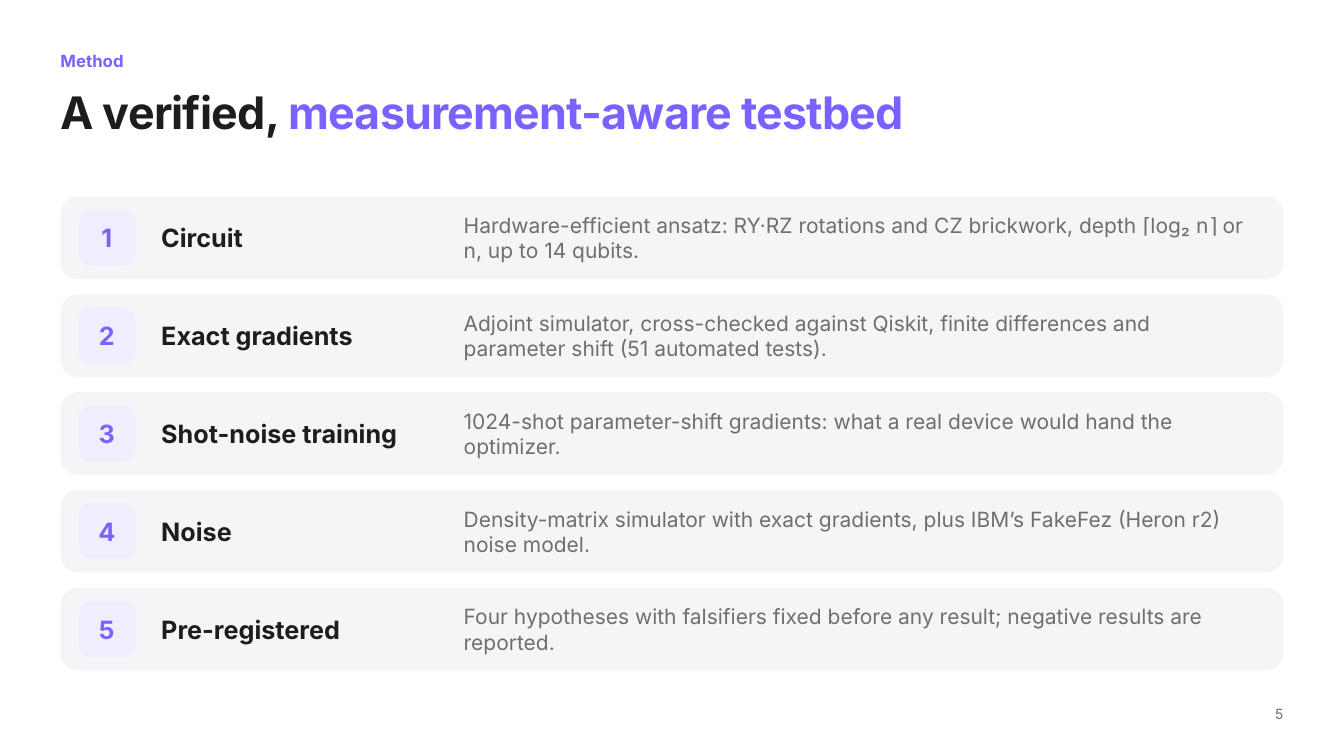
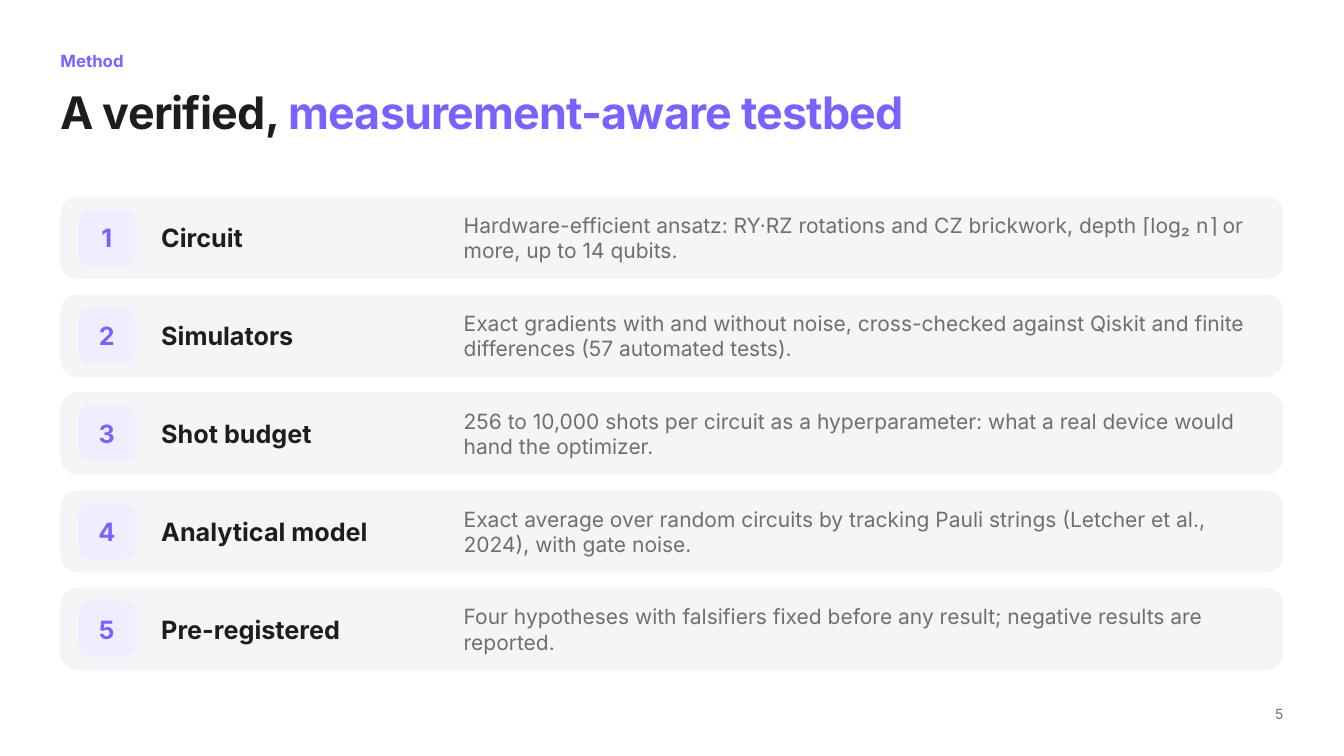
Before and after one commit to Saifix/Barren-plateaus-global-vs.-local-cost-functions, a slide deck: slide 5 of presentations/2026-11-24_progress_update.pptx. Drawn at 1344x756 pixels with LibreOffice and Linux fonts; fonts in the diff are those of the drawing. Boxes give left, top, right and bottom in pixels: in the first picture for what was removed or moved away, otherwise in the second. Text is boxed around its words. In the diff, an @@ line names an element or a change of style, - is before the commit and + after.

```diff
--- a/presentations/2026-11-24_progress_update.pptx
+++ b/presentations/2026-11-24_progress_update.pptx
@@ text at bbox=[464, 217, 1243, 262]: text changed @@
-Hardware-efficient ansatz: RY·RZ rotations and CZ brickwork, depth ⌈log₂ n⌉ or n, up to 14 qubits.
+Hardware-efficient ansatz: RY·RZ rotations and CZ brickwork, depth ⌈log₂ n⌉ or more, up to 14 qubits.
@@ text at bbox=[161, 325, 293, 346]: text changed @@
-Exact gradients
+Simulators
@@ text at bbox=[464, 315, 1244, 359]: text changed @@
-Adjoint simulator, cross-checked against Qiskit, finite differences and parameter shift (51 automated tests).
+Exact gradients with and without noise, cross-checked against Qiskit and finite differences (57 automated tests).
@@ text at bbox=[464, 413, 1234, 458]: text changed @@
-1024-shot parameter-shift gradients: what a real device would hand the optimizer.
+256 to 10,000 shots per circuit as a hyperparameter: what a real device would hand the optimizer.
@@ text at bbox=[161, 424, 312, 448]: text changed @@
-Shot-noise training
+Shot budget
@@ text at bbox=[161, 521, 367, 546]: text changed @@
-Noise
+Analytical model
@@ text at bbox=[464, 510, 1205, 557]: text changed @@
-Density-matrix simulator with exact gradients, plus IBM’s FakeFez (Heron r2) noise model.
+Exact average over random circuits by tracking Pauli strings (Letcher et al., 2024), with gate noise.
```
Also in this commit, not shown: 6 other slides changed, 1 slide added, 1 slide removed, 25 other files.
